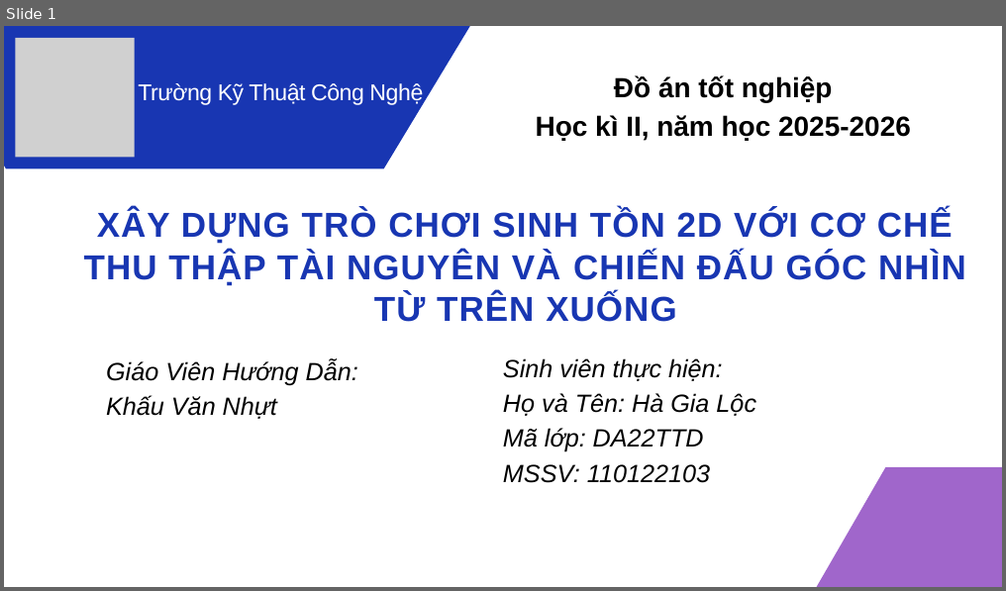
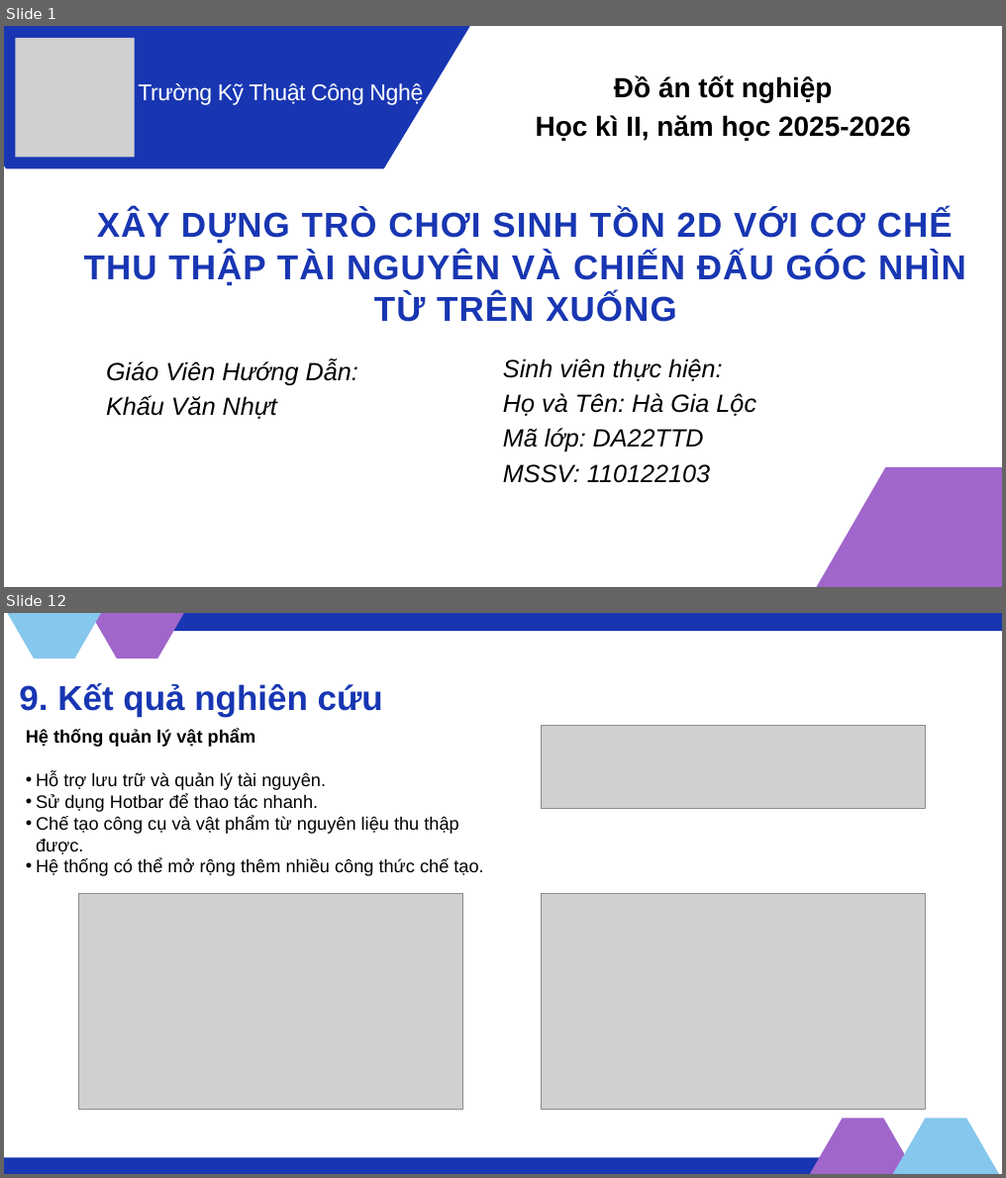
Before and after one commit to HaGiaLoc/tn-da22ttd-110122103-hagialoc-xaydungtrochoisinhton2d, a slide deck: thesis/abs/tn_slide.pptx. Shown one above the other, each under a label of ours: slide 1 before the commit, slides 1 and 12 after it; the slides between them are not shown. The pictures are 1006x591 and 1006x1178 pixels, drawn with LibreOffice and Linux fonts; fonts in the diff are those of the drawing; grey boxes stand for pictures. Boxes give left, top, right and bottom in pixels: in the first picture for what was removed or moved away, otherwise in the second. Text is boxed around its words. In the diff, an @@ line names an element or a change of style, - is before the commit and + after.

```diff
--- a/thesis/abs/tn_slide.pptx
+++ b/thesis/abs/tn_slide.pptx
@@ slide 12 added at [4,613,1002,1174], background #FFFFFF @@
@@ freeform shape added at [4,613,142,659], fill #86C7ED @@
@@ freeform shape added at [50,613,224,659], fill #A066CB @@
@@ rectangle added at [104,613,1002,632], fill #1836B2 @@
@@ text added at [19,683,383,717], 50 pt, text #1836B2, bold @@
+9. Kết quả nghiên cứu
@@ text added at [26,729,483,876], 26 pt, text #000000 @@
+Hệ thống quản lý vật phẩm
+• Hỗ trợ lưu trữ và quản lý tài nguyên.
+• Sử dụng Hotbar để thao tác nhanh.
+• Chế tạo công cụ và vật phẩm từ nguyên liệu thu thập được.
+• Hệ thống có thể mở rộng thêm nhiều công thức chế tạo.
@@ picture added at [541,726,925,809] @@
@@ picture added at [79,893,463,1109] @@
@@ picture added at [541,893,925,1109] @@
@@ freeform shape added at [775,1118,949,1174], fill #A066CB @@
@@ freeform shape added at [858,1118,1002,1174], fill #86C7ED @@
@@ rectangle added at [4,1157,902,1174], fill #1836B2 @@
```
Also in this commit, not shown: 9 slides changed, 5 other slides added, 9 slides removed.
